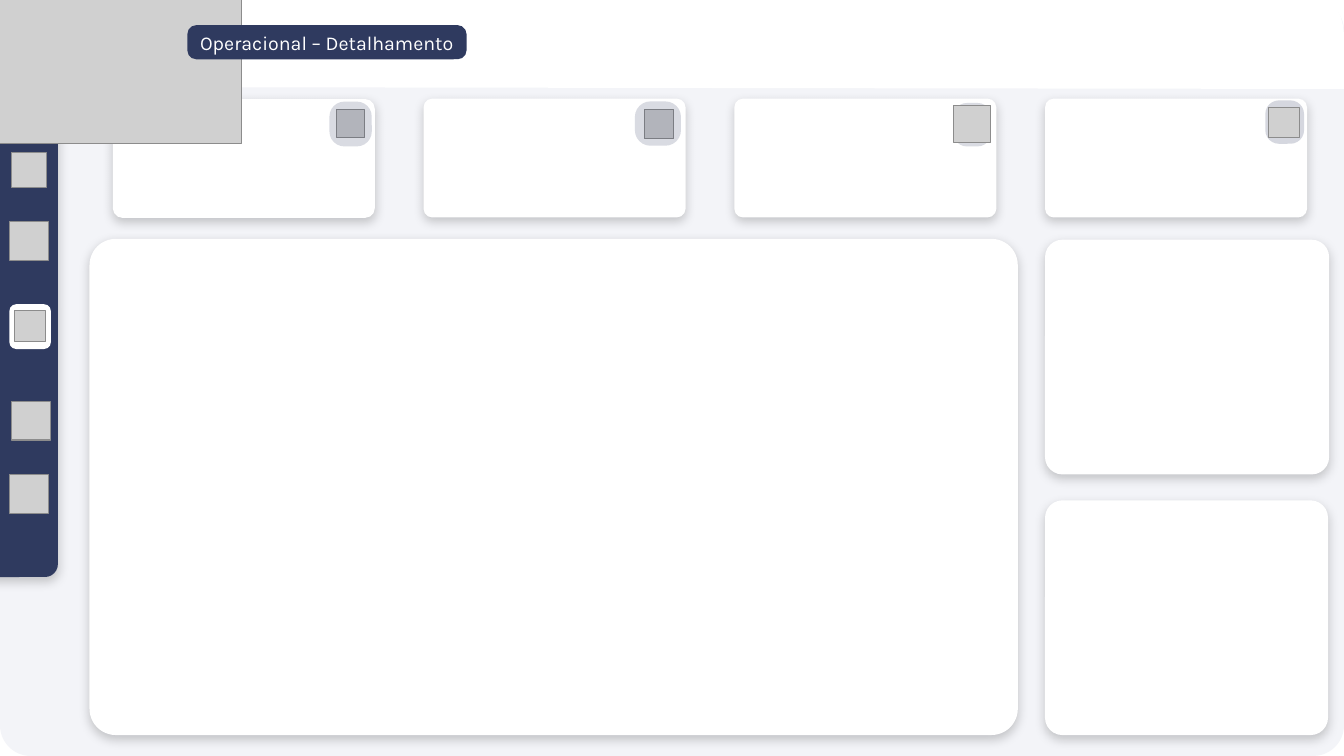
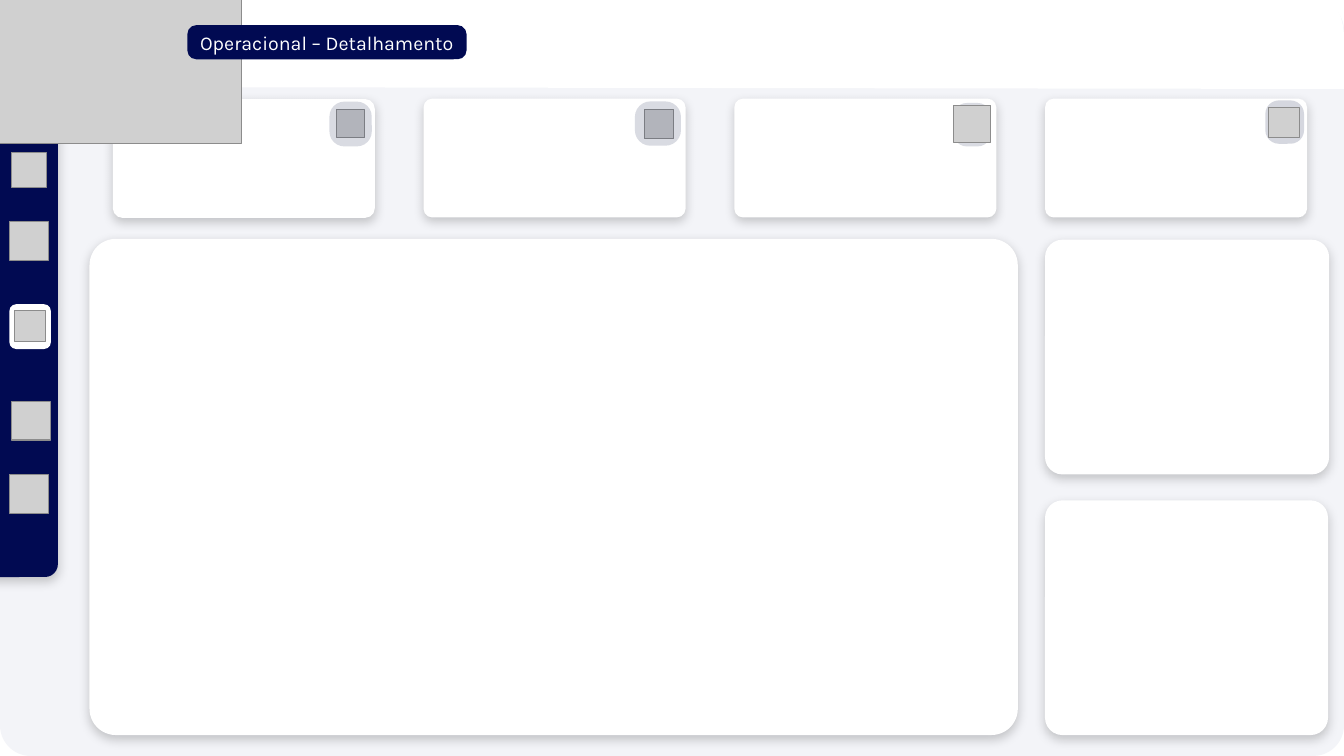
Before and after one commit to Lucas-Pires-ds/controle-orcamentario-analytics-pipeline, a slide deck: slide 2 of dashboards/Mockup dashboard (em construção).pptx. Drawn at 1344x756 pixels with LibreOffice and Linux fonts; fonts in the diff are those of the drawing; grey boxes stand for pictures. Boxes give left, top, right and bottom in pixels: in the first picture for what was removed or moved away, otherwise in the second. Text is boxed around its words. In the diff, an @@ line names an element or a change of style, - is before the commit and + after.

```diff
--- a/dashboards/Mockup dashboard (em construção).pptx
+++ b/dashboards/Mockup dashboard (em construção).pptx
@@ rounded rectangle "Operacional – Detalhamento" at (188, 25, 467, 59): fill #2F3A5F to #010A52 @@
@@ rounded rectangle at (0, 99, 58, 577): fill #2F3A5F to #010A52 @@
```
Also in this commit, not shown: 3 other slides changed, 1 slide added, 9 other files.
